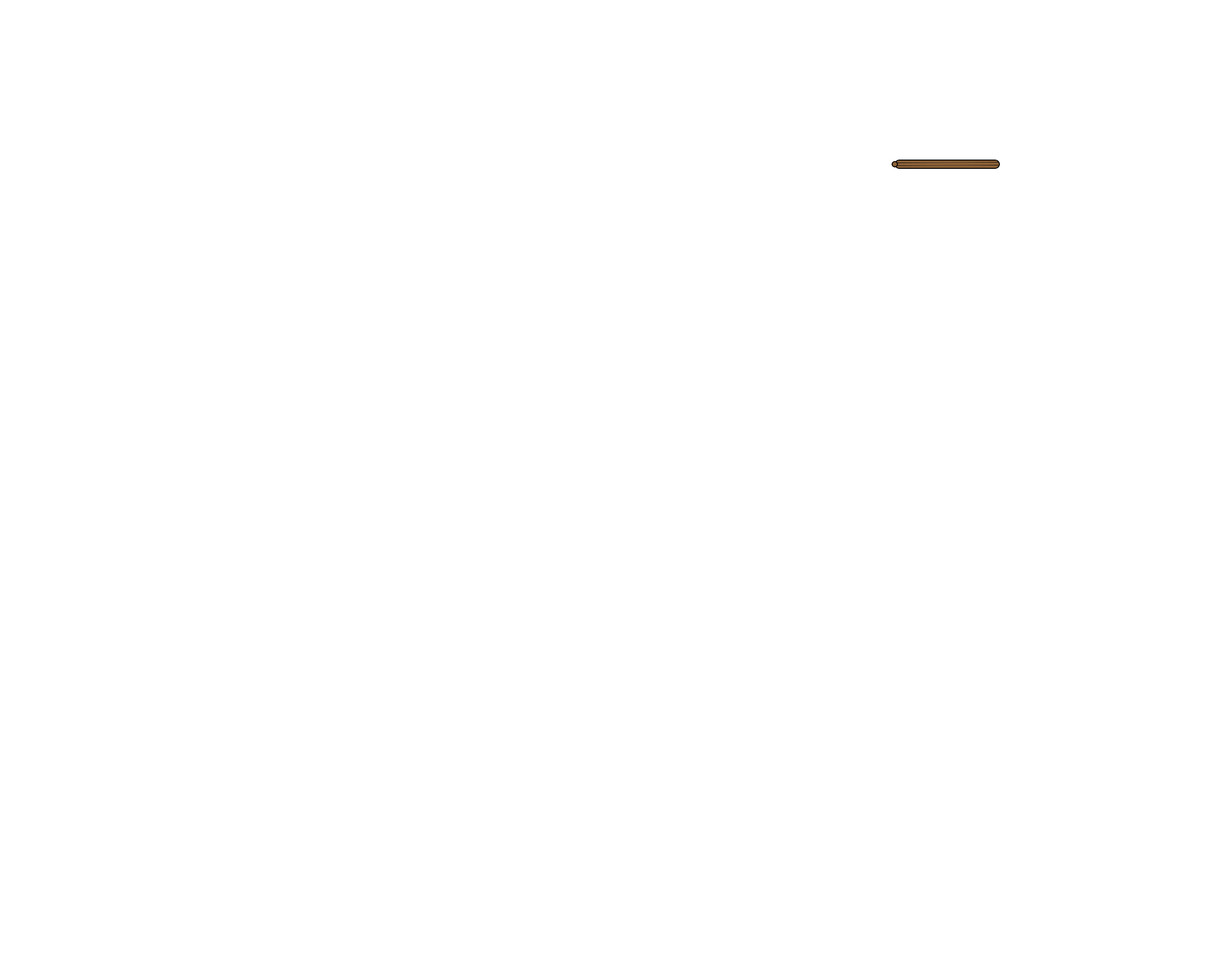
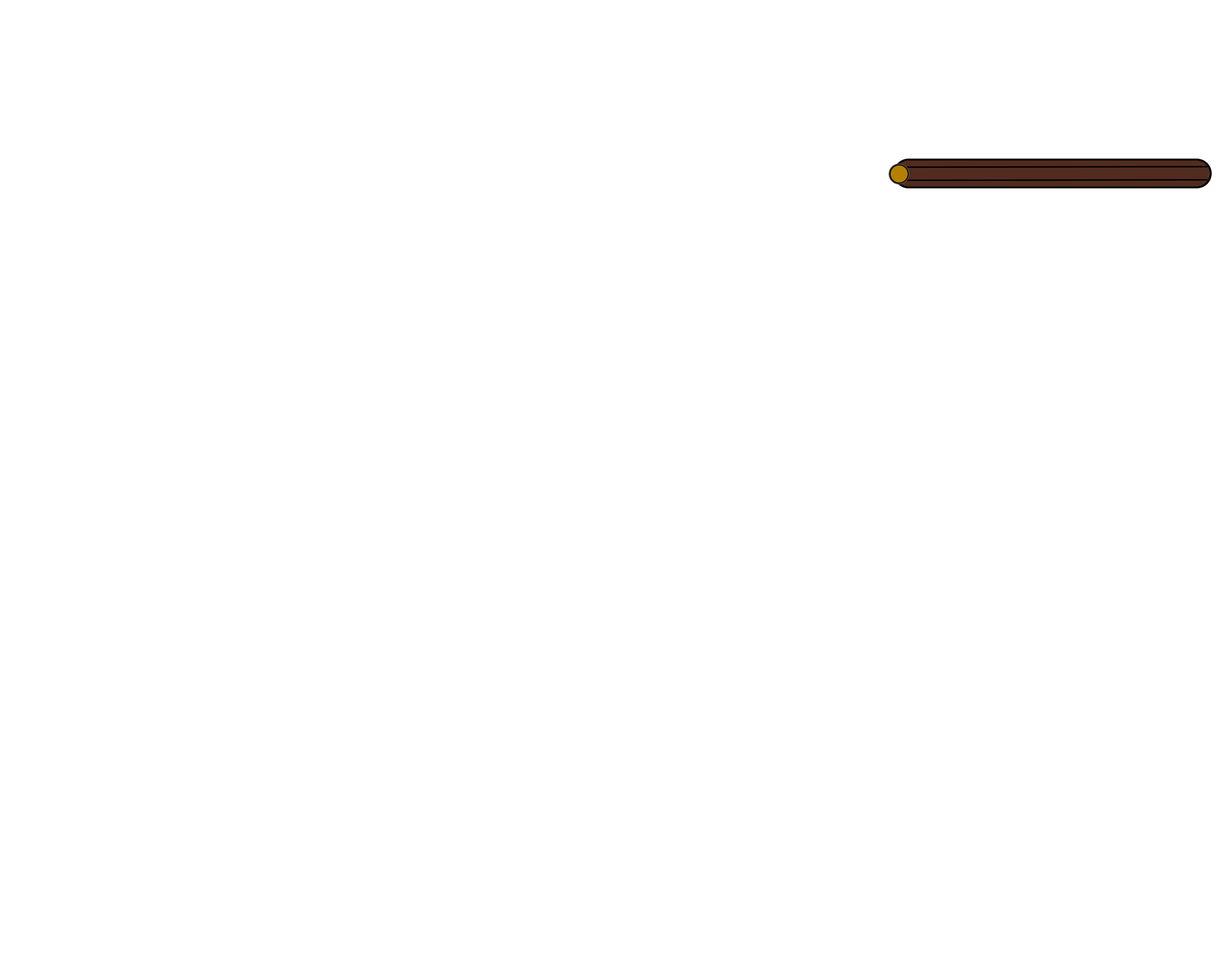
Before/after of a 1220 × 976 layered artwork. What changed in the layer stack:
painted on "exit hatch circle" over [889,161,909,184]
painted on "exit hatch line bottom" over [895,164,1208,181]
painted on "exit hatch line top" over [895,162,1209,168]
painted on "exit hatch" over [894,159,1212,188]
